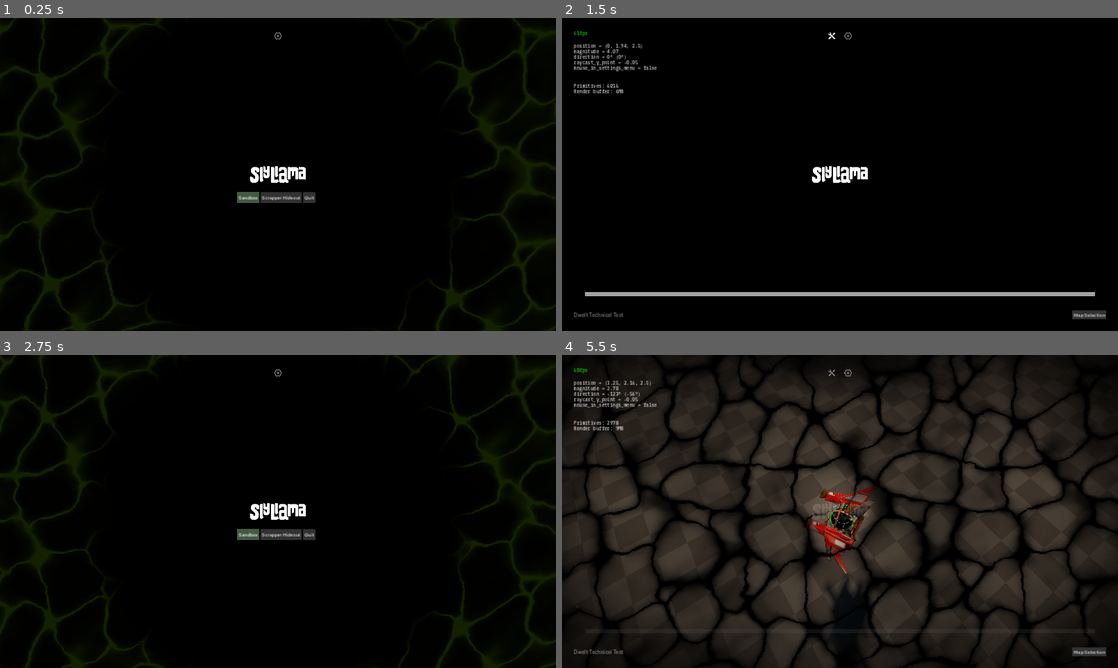
Above: before the commit, frames 1-4 (two rows, left to right).
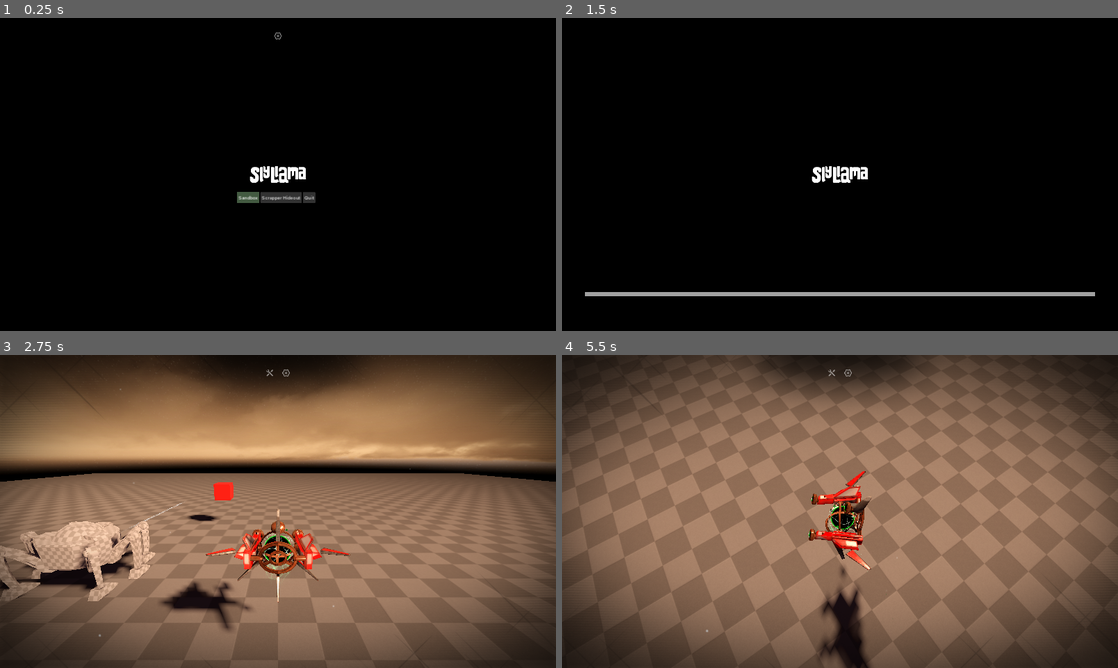
Above: after the commit, the same moments.

Repository: slyllama/dwelt-learn
Game: Godot game, scene res://lib/loading/loading.tscn
Two runs of this game, one before a commit and one after it. Both use one fixed random seed, a clock stepped at 60 frames per second and the inputs below.
Inputs (mouse positions are in pixels of both pictures, inside the frame that each line leads up to):
- Up to frame 1 (0.25 s): no input
- Up to frame 2 (1.5 s): click "Sandbox" at 0.5 s; click (834, 36) at 1.25 s
- Up to frame 3 (2.75 s): click (528, 652) at 2 s, where only the run before the commit has a clickable "Map Selection"
- Up to frame 4 (5.5 s): click (845, 533) at 2.75 s, where only the run before the commit has a clickable "Scrapper Hideout"; click (1090, 652) at 3.5 s, where only the run before the commit has a clickable "Map Selection"; tap Enter at 4.25 s; move the mouse to (962, 495) at 4.27 s; press the mouse at (962, 495) at 4.28 s; hold D (strafe_right) 4.28-5 s; release the mouse at (962, 495) at 5 s; drag from (728, 527) to (812, 574) at 5.02 s

The runs differ from the first frame. In frame 1, 4.5% of the frame differs, in the area x 0-100%, y 0-100%; in frame 2, 0.9%; in frame 3, 96%; in frame 4, 97%.

Commit message:
Clean up

Diff:
--- a/generic/mat_tile.tres
+++ /dev/null
@@ -1,12 +0,0 @@
-[gd_resource type="StandardMaterial3D" load_steps=3 format=3 uid="uid://dedhetoptnip7"]
-
-[ext_resource type="Texture2D" uid="uid://xn6ih4gyo82p" path="res://generic/tex/shader_tex/tile_emit.png" id="1_md5nk"]
-[ext_resource type="Texture2D" uid="uid://bio1xu5ncuvte" path="res://generic/tex/shader_tex/tile_norm.png" id="2_0orwy"]
-
-[resource]
-albedo_texture = ExtResource("1_md5nk")
-normal_enabled = true
-normal_texture = ExtResource("2_0orwy")
-backlight_enabled = true
-backlight = Color(0.5, 0.5, 0.5, 1)
-uv1_scale = Vector3(12, 12, 12)
--- a/lib/loading/loading.gd
+++ b/lib/loading/loading.gd
@@ -25,6 +25,7 @@
 	$LoadBlack/ProgressBar.visible = true
 	$GlowIcon.visible = true
 	$LoadPanel.visible = false
+	$TopMenu.visible = false
 	var path = _make_path(map_name)
 	print("Loading '" + path + "'.")
 	target_path = path
--- a/lib/loading/loading.tscn
+++ b/lib/loading/loading.tscn
@@ -1,26 +1,13 @@
-[gd_scene load_steps=16 format=3 uid="uid://c4cboiwskjvvh"]
+[gd_scene load_steps=12 format=3 uid="uid://c4cboiwskjvvh"]
 
 [ext_resource type="Script" path="res://lib/loading/loading.gd" id="1_dy6oh"]
 [ext_resource type="Texture2D" uid="uid://e7nlf6qmftkd" path="res://generic/tex/splash.png" id="2_7s2de"]
 [ext_resource type="PackedScene" uid="uid://bx5xwgdebscc6" path="res://lib/ui/settings/settings.tscn" id="2_k2j3d"]
 [ext_resource type="Theme" uid="uid://dfe36tnn0c1ud" path="res://generic/debug_theme.tres" id="2_rl4eh"]
-[ext_resource type="Shader" path="res://lib/ui/hud/intro_vfx.gdshader" id="3_uji0r"]
-[ext_resource type="Texture2D" uid="uid://dgkrpn8nt8pvt" path="res://generic/tex/shader_tex/laser.jpeg" id="4_m1mfr"]
 [ext_resource type="Texture2D" uid="uid://c1ens2tjsu5wf" path="res://lib/loading/loading_icon.png" id="4_o48hx"]
-[ext_resource type="Texture2D" uid="uid://b5nufueq16vw0" path="res://generic/tex/shader_tex/wobble_noise.tres" id="5_rrc76"]
 [ext_resource type="Texture2D" uid="uid://be4uc5abqc2xp" path="res://lib/ui/tex/icon_settings.png" id="11_34oh0"]
 [ext_resource type="Texture2D" uid="uid://bwi1wt5g52tle" path="res://lib/ui/tex/icon_settings_hover.png" id="12_strr3"]
 [ext_resource type="PackedScene" uid="uid://d24gofb7bfo8k" path="res://lib/ui/hover_sound.tscn" id="14_w5m2m"]
-
-[sub_resource type="ShaderMaterial" id="ShaderMaterial_2bpxw"]
-shader = ExtResource("3_uji0r")
-shader_parameter/base_color = Color(0.0745098, 0.129412, 0, 1)
-shader_parameter/size = 0.7
-shader_parameter/exponent = 3.0
-shader_parameter/darkness = 0.25
-shader_parameter/overall_alpha = 1.0
-shader_parameter/smoke_effect = ExtResource("4_m1mfr")
-shader_parameter/wobble_pattern = ExtResource("5_rrc76")
 
 [sub_resource type="Animation" id="Animation_xdgig"]
 resource_name = "glow"
@@ -60,15 +47,6 @@
 grow_horizontal = 2
 grow_vertical = 2
 texture = ExtResource("2_7s2de")
-
-[node name="BG" type="ColorRect" parent="LoadBlack"]
-material = SubResource("ShaderMaterial_2bpxw")
-layout_mode = 1
-anchors_preset = 15
-anchor_right = 1.0
-anchor_bottom = 1.0
-grow_horizontal = 2
-grow_vertical = 2
 
 [node name="ProgressBar" type="ProgressBar" parent="LoadBlack"]
 layout_mode = 1
--- a/lib/ui/hud/hud.gd
+++ b/lib/ui/hud/hud.gd
@@ -24,8 +24,8 @@
 
 func _fade_out_black():
 	var fade_tween = create_tween()
-	fade_tween.tween_property($LoadBlack, "modulate:a", 0.0, 0.2)
-	fade_tween.tween_callback(func(): $LoadBlack.visible = false)
+	fade_tween.tween_property($LoadOverride/LoadBlack, "modulate:a", 0.0, 0.2)
+	fade_tween.tween_callback(func(): $LoadOverride/LoadBlack.visible = false)
 
 func _ready():
 	Global.shaders_loaded.connect(_fade_out_black)
@@ -34,7 +34,7 @@
 
 	$InteractOverlay.modulate = Color(0.0, 0.0, 0.0, 0.2)
 	$InteractOverlayGlow.modulate.a = 0.2
-	$LoadBlack.visible = true
+	$LoadOverride/LoadBlack.visible = true
 
 	$HUDButtons.settings_pressed.connect(_toggle_settings)
 
--- a/lib/ui/hud/hud.tscn
+++ b/lib/ui/hud/hud.tscn
@@ -128,7 +128,16 @@
 grow_vertical = 2
 texture = ExtResource("6_n4mbk")
 
-[node name="LoadBlack" type="TextureRect" parent="."]
+[node name="Settings" parent="." instance=ExtResource("19_c42st")]
+visible = false
+
+[node name="HUDButtons" parent="." instance=ExtResource("15_6wbiv")]
+layer = 5
+
+[node name="LoadOverride" type="CanvasLayer" parent="."]
+layer = 6
+
+[node name="LoadBlack" type="TextureRect" parent="LoadOverride"]
 visible = false
 anchors_preset = 15
 anchor_right = 1.0
@@ -137,7 +146,7 @@
 grow_vertical = 2
 texture = ExtResource("14_dbdm6")
 
-[node name="ProgressBar" type="ProgressBar" parent="LoadBlack"]
+[node name="ProgressBar" type="ProgressBar" parent="LoadOverride/LoadBlack"]
 layout_mode = 1
 anchors_preset = 12
 anchor_top = 1.0
@@ -153,10 +162,4 @@
 value = 100.0
 show_percentage = false
 
-[node name="Settings" parent="." instance=ExtResource("19_c42st")]
-visible = false
-
-[node name="HUDButtons" parent="." instance=ExtResource("15_6wbiv")]
-layer = 5
-
 [node name="UIHover" parent="." instance=ExtResource("19_uwm57")]
--- a/lib/ui/settings/settings.gd
+++ b/lib/ui/settings/settings.gd
@@ -69,7 +69,7 @@
 			input["type"] = "key"
 			input["code"] = event.physical_keycode
 
-func save_input_data(): # save input data to "inputs.json" file
+func save_input_data(): # save input data to "input_data.json" file
 	expand_input_data()
 	var inputs_json = FileAccess.open("user://input_data.json", FileAccess.WRITE)
 	inputs_json.store_string(JSON.stringify(input_data))
@@ -85,22 +85,12 @@
 			var inputs_file = FileAccess.open("user://input_data.json", FileAccess.READ)
 			var inputs_json = JSON.parse_string(inputs_file.get_as_text())
 
-			# If an entry is missing, we will reset the keymap (for now)
-			var input_file_valid = true
-			for i in Global.original_input_data:
-				if !i in inputs_json:
-					input_file_valid = false
-
-			if input_file_valid == true:
-				print("[InputSettings] valid inputs.json exists, loading.")
-				input_data = JSON.parse_string(inputs_json.get_as_text())
-				inputs_file.close()
-			else:
-				print("[InputSettings] inputs.json was corrupt, making a new one.")
-				save_input_data()
-
+			# TODO: better checking for input data validity
+			print("[InputSettings] valid input_data.json exists, loading.")
+			input_data = inputs_json
+			inputs_file.close()
 		else:
-			print("[InputSettings] inputs.json doesn't exist, creating it.")
+			print("[InputSettings] input_data.json doesn't exist, creating it.")
 			save_input_data()
 		Global.input_data_loaded = true
 
--- a/maps/sandbox/sandbox.gd
+++ b/maps/sandbox/sandbox.gd
@@ -10,3 +10,6 @@
 	if Input.is_action_just_pressed("test_key"):
 		# DEBUG: return to the platform
 		$Player.position = og_position
+
+func _on_laser_detector_activated():
+	Global.camera_shaken.emit()
--- a/maps/sandbox/sandbox.tscn
+++ b/maps/sandbox/sandbox.tscn
@@ -7,7 +7,8 @@
 [ext_resource type="Texture2D" uid="uid://bd7c4x2ajeimr" path="res://generic/tex/shader_tex/floor_diff.png" id="6_hqaom"]
 [ext_resource type="Texture2D" uid="uid://5bruu4afeor5" path="res://generic/tex/shader_tex/floor_norm.png" id="7_tsys5"]
 [ext_resource type="PackedScene" uid="uid://07n4fhjhunl" path="res://objects/laser/laser.tscn" id="9_puphx"]
-[ext_resource type="PackedScene" uid="uid://cvho6mkc04s7h" path="res://lib/laser_detector/laser_detector.tscn" id="10_7mg0o"]
+[ext_resource type="PackedScene" uid="uid://cvho6mkc04s7h" path="res://objects/laser_detector/laser_detector.tscn" id="10_7mg0o"]
+[ext_resource type="PackedScene" uid="uid://i1jp4klishr3" path="res://lib/dialogue/dialogue.tscn" id="11_7oal6"]
 [ext_resource type="Texture2D" uid="uid://dinrdf02xeqaq" path="res://generic/tex/fade_ramp.tres" id="22_w6hxp"]
 [ext_resource type="Texture2D" uid="uid://d1fy6jygommc6" path="res://generic/tex/particles/mote.png" id="23_io1gf"]
 
@@ -21,20 +22,21 @@
 background_mode = 2
 sky = SubResource("Sky_x6p1l")
 ambient_light_source = 2
-ambient_light_color = Color(0.22018, 0.285174, 0.341879, 1)
-ambient_light_energy = 1.4
+ambient_light_color = Color(0.541332, 0.374691, 0.448809, 1)
+ambient_light_energy = 0.2
 tonemap_mode = 2
-tonemap_exposure = 1.35
+tonemap_exposure = 1.5
 fog_enabled = true
 fog_light_color = Color(0.161036, 0.104851, 0.0798084, 1)
 fog_light_energy = 0.0
-fog_density = 0.035
-fog_sky_affect = 0.5
+fog_density = 0.02
+fog_sky_affect = 0.0
 fog_height_density = -0.1
 volumetric_fog_enabled = true
-volumetric_fog_density = 0.1
+volumetric_fog_density = 0.02
 volumetric_fog_albedo = Color(0.735977, 0.692501, 0.644324, 1)
-volumetric_fog_length = 3.0
+volumetric_fog_length = 4.0
+volumetric_fog_sky_affect = 0.0
 
 [sub_resource type="QuadMesh" id="QuadMesh_fhx46"]
 size = Vector2(100, 100)
@@ -103,7 +105,7 @@
 
 [node name="Player" parent="." instance=ExtResource("3_obgd6")]
 unique_name_in_owner = true
-transform = Transform3D(1, 0, 0, 0, 1, 0, 0, 0, 1, 0, 7, 2.5)
+transform = Transform3D(1, 0, 0, 0, 1, 0, 0, 0, 1, 0, 3, 2.5)
 
 [node name="HUD" parent="." instance=ExtResource("5_kj0si")]
 
@@ -135,4 +137,11 @@
 transform = Transform3D(1, 0, 0, 0, 1, 0, 0, 0, 1, -7, 0, 0)
 
 [node name="LaserDetector" parent="." instance=ExtResource("10_7mg0o")]
-transform = Transform3D(1, 0, 0, 0, 1, 0, 0, 0, 1, -3.5, 0.1, -6.5)
+transform = Transform3D(0.5, 0, 0, 0, 0.5, 0, 0, 0, 0.5, -3.5, 2.1, -6.5)
+start_after_delay = false
+
+[node name="DialogueArea" parent="." instance=ExtResource("11_7oal6")]
+transform = Transform3D(1, 0, 0, 0, 1, 0, 0, 0, 1, 7.26572, -0.0499998, -1.06047)
+dialogue_data = Array[String](["HELLO!?"])
+
+[connection signal="activated" from="LaserDetector" to="." method="_on_laser_detector_activated"]
--- a/objects/laser/laser.tscn
+++ b/objects/laser/laser.tscn
@@ -4,17 +4,18 @@
 [ext_resource type="PackedScene" uid="uid://bbt6np1daksl4" path="res://objects/cable/cable.tscn" id="2_qx4ym"]
 [ext_resource type="Script" path="res://objects/laser/Cast.gd" id="3_0t5vk"]
 [ext_resource type="Texture2D" uid="uid://bd7c4x2ajeimr" path="res://generic/tex/shader_tex/floor_diff.png" id="4_7wqge"]
-[ext_resource type="ArrayMesh" uid="uid://cgix1hwbg5e4s" path="res://lib/laser_turret/turret_placeholder.obj" id="5_ax68d"]
+[ext_resource type="ArrayMesh" uid="uid://cgix1hwbg5e4s" path="res://objects/laser_turret/turret_placeholder.obj" id="5_ax68d"]
 [ext_resource type="Texture2D" uid="uid://5bruu4afeor5" path="res://generic/tex/shader_tex/floor_norm.png" id="5_hpnxi"]
 [ext_resource type="PackedScene" uid="uid://c542303ron8x" path="res://lib/interact_area/interact_area.tscn" id="7_6xnlv"]
 [ext_resource type="AudioStream" uid="uid://ksek1nmbm7lq" path="res://objects/laser/enter_laser.ogg" id="8_pae4y"]
 
-[sub_resource type="StandardMaterial3D" id="StandardMaterial3D_0uvf0"]
+[sub_resource type="StandardMaterial3D" id="StandardMaterial3D_rnjon"]
 albedo_texture = ExtResource("4_7wqge")
 normal_enabled = true
 normal_texture = ExtResource("5_hpnxi")
+backlight_enabled = true
 backlight = Color(0.25, 0.25, 0.25, 1)
-uv1_scale = Vector3(64, 64, 64)
+uv1_scale = Vector3(32, 32, 32)
 
 [node name="Laser" type="Node3D"]
 script = ExtResource("1_qy5bo")
@@ -33,7 +34,7 @@
 transform = Transform3D(1, 0, 0, 0, 1, 0, 0, 0, 1, 0, 0, -7)
 
 [node name="TurretPlaceholder" type="MeshInstance3D" parent="."]
-material_override = SubResource("StandardMaterial3D_0uvf0")
+material_override = SubResource("StandardMaterial3D_rnjon")
 mesh = ExtResource("5_ax68d")
 
 [node name="DockingPoint" type="Node3D" parent="."]
--- a/lib/laser_detector/laser_detector.tscn
+++ b/objects/laser_detector/laser_detector.tscn
@@ -1,7 +1,7 @@
 [gd_scene load_steps=5 format=3 uid="uid://cvho6mkc04s7h"]
 
-[ext_resource type="Script" path="res://lib/laser_detector/laser_detector.gd" id="1_mqits"]
-[ext_resource type="Material" uid="uid://8oy0j0kdyonq" path="res://lib/laser_detector/light_up_material.tres" id="2_vdh0b"]
+[ext_resource type="Script" path="res://objects/laser_detector/laser_detector.gd" id="1_mqits"]
+[ext_resource type="Material" uid="uid://8oy0j0kdyonq" path="res://objects/laser_detector/light_up_material.tres" id="2_vdh0b"]
 [ext_resource type="FontFile" uid="uid://b1v28gy50d86f" path="res://generic/fonts/red_hat.ttf" id="3_r5f1i"]
 
 [sub_resource type="BoxShape3D" id="BoxShape3D_k8s5v"]
Binary file changed: generic/tex/shader_tex/floor_diff.png
Binary file removed: generic/tex/shader_tex/tile_emit.png
Not shown, removed: generic/tex/shader_tex/tile_emit.png.import
Binary file removed: generic/tex/shader_tex/tile_norm.png
Not shown, removed: generic/tex/shader_tex/tile_norm.png.import
Binary file changed: generic/tex/sky.png
Not shown, removed: lib/laser_turret/turret_placeholder.obj.import
Not shown: 1 places in maps/sandbox/sandbox.tscn that only renumber resources
Renamed: lib/laser_detector/laser_detector.gd -> objects/laser_detector/laser_detector.gd
Renamed: lib/laser_detector/light_up_material.tres -> objects/laser_detector/light_up_material.tres
Renamed: lib/laser_turret/turret_placeholder.obj -> objects/laser_turret/turret_placeholder.obj
Not shown, added: objects/laser_turret/turret_placeholder.obj.import
